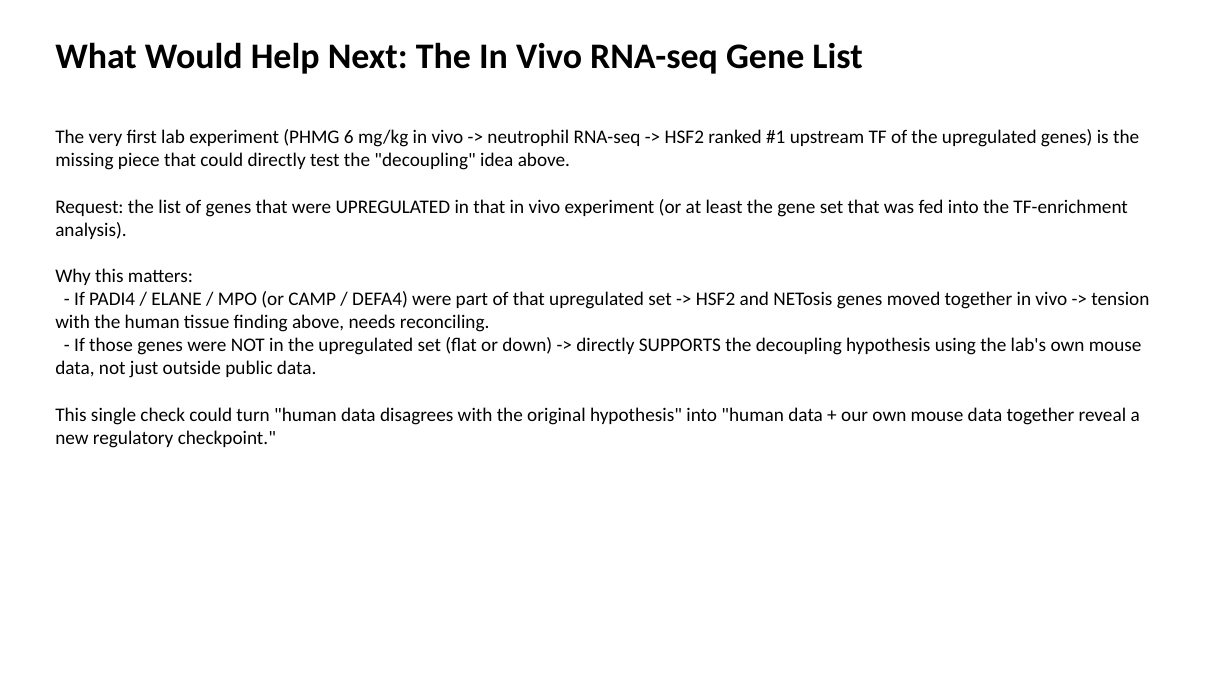
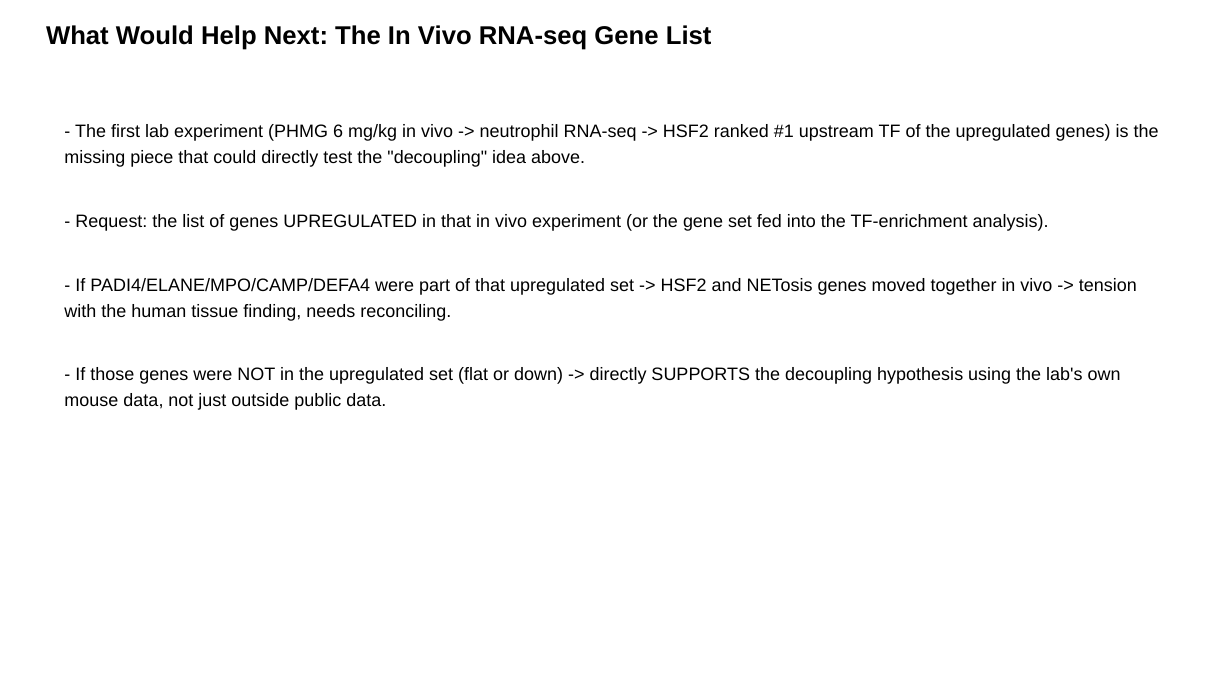
Before and after one commit to bioinform25/project2, a slide deck: slide 18 of presentation/dry_lab_summary.pptx (slide 17 before the commit). Drawn at 1232x693 pixels with LibreOffice and Linux fonts; fonts in the diff are those of the drawing. Boxes give left, top, right and bottom in pixels: in the first picture for what was removed or moved away, otherwise in the second. Text is boxed around its words. In the diff, an @@ line names an element or a change of style, - is before the commit and + after.

```diff
--- a/presentation/dry_lab_summary.pptx
+++ b/presentation/dry_lab_summary.pptx
@@ text "What Would Help Next: The ...": place and size @@
-text "What Would Help Next: The ..." at (55,42,862,74)
+text "What Would Help Next: The ..." at (46,25,712,50)
@@ text "What Would Help Next: The ..." at (46,25,712,50): size 28 to 20 pt, font Calibri to Arial @@
@@ text "- The first lab experiment ...": place and size @@
-text "- The first lab experiment ..." at (55,129,1149,448)
+text "- The first lab experiment ..." at (64,124,1159,410)
@@ text at (64,124,1159,321): text changed; size 15 to 14 pt; font Calibri to Arial @@
-The very first lab experiment (PHMG 6 mg/kg in vivo -> neutrophil RNA-seq -> HSF2 ranked #1 upstream TF of the upregulated genes) is the missing piece that could directly test the "decoupling" idea above.
-Request: the list of genes that were UPREGULATED in that in vivo experiment (or at least the gene set that was fed into the TF-enrichment analysis).
-Why this matters:
-- If PADI4 / ELANE / MPO (or CAMP / DEFA4) were part of that upregulated set -> HSF2 and NETosis genes moved together in vivo -> tension with the human tissue finding above, needs reconciling.
+- The first lab experiment (PHMG 6 mg/kg in vivo -> neutrophil RNA-seq -> HSF2 ranked #1 upstream TF of the upregulated genes) is the missing piece that could directly test the "decoupling" idea above.
+- Request: the list of genes UPREGULATED in that in vivo experiment (or the gene set fed into the TF-enrichment analysis).
+- If PADI4/ELANE/MPO/CAMP/DEFA4 were part of that upregulated set -> HSF2 and NETosis genes moved together in vivo -> tension with the human tissue finding, needs reconciling.
@@ text at (64,367,1121,410): size 15 to 14 pt, font Calibri to Arial in "- If those genes were NOT in ..."; line spacing 1 to 1.2 @@
@@ text at (55,407,1140,448): paragraph removed @@
-This single check could turn "human data disagrees with the original hypothesis" into "human data + our own mouse data together reveal a new regulatory checkpoint."
```
Also in this commit, not shown: 14 other slides changed, 4 slides added, 3 slides removed, 2 other files.
